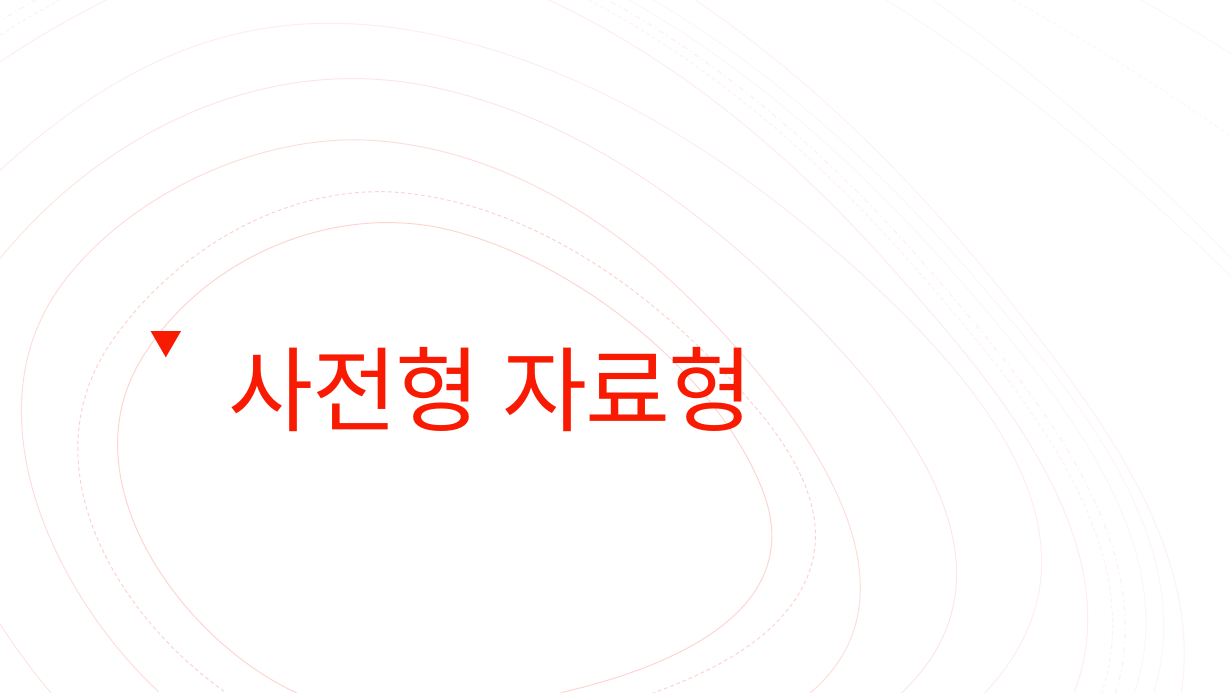
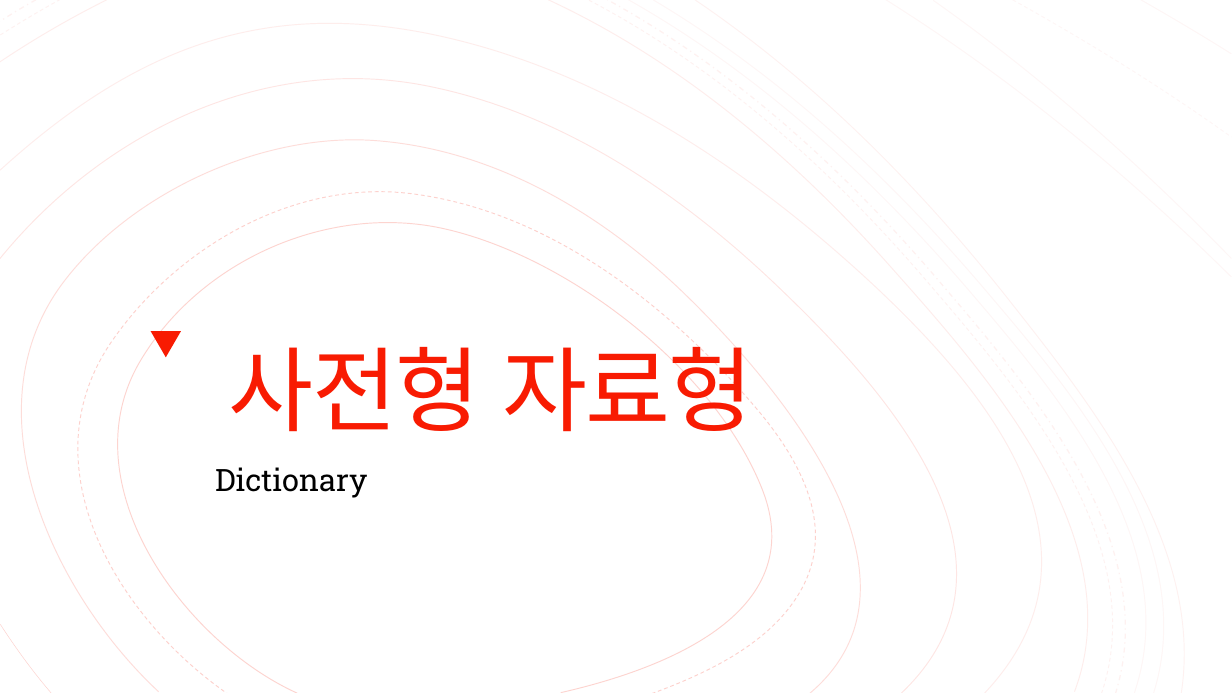
Before and after one commit to Valentine117/python_basic_class, a slide deck: slide 42 of 02장 자료형과 자료구조.pptx. Drawn at 1232x693 pixels with LibreOffice and Linux fonts; fonts in the diff are those of the drawing. Boxes give left, top, right and bottom in pixels: in the first picture for what was removed or moved away, otherwise in the second. Text is boxed around its words. In the diff, an @@ line names an element or a change of style, - is before the commit and + after.

Commit message:
사전형 완성

```diff
--- a/02장 자료형과 자료구조.pptx
+++ b/02장 자료형과 자료구조.pptx
@@ subtitle added at bbox=[215, 467, 367, 498], 24 pt, text #000000 @@
+Dictionary
```
Also in this commit, not shown: 2 other slides changed, 8 slides added, 1 slide removed.
